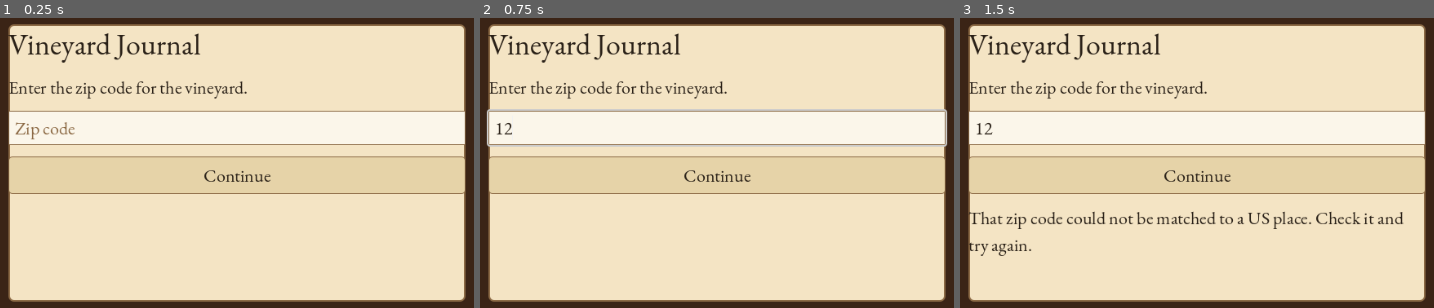
Above: before the commit, frames 1-3 (left to right).
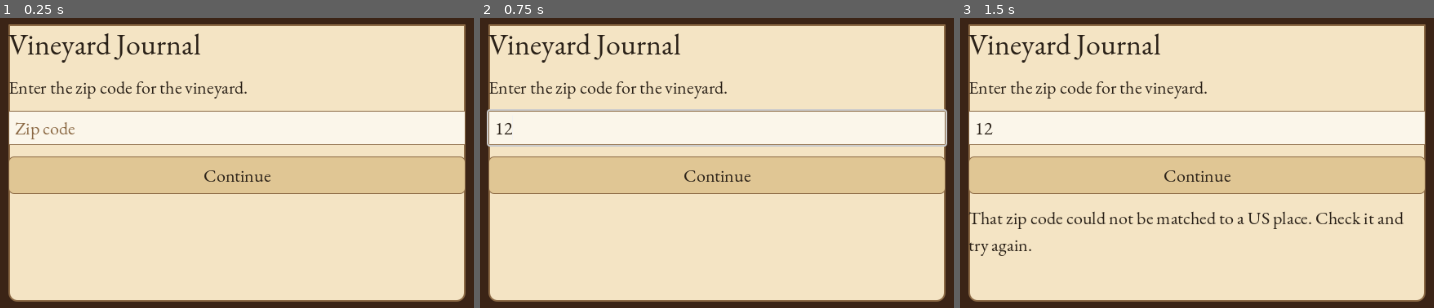
Above: after the commit, the same moments.

Repository: VickM12/learn-ai-hackathon
Game: Godot game, scene res://scenes/main.tscn
Same seed, same stepped clock (60 frames per second), same inputs: the game is played once before the commit and once after it.
Inputs (mouse positions are in pixels of both pictures, inside the frame that each line leads up to):
- Up to frame 1 (0.25 s): no input
- Up to frame 2 (0.75 s): click (717, 128) at 0.52 s; type "12" at 0.6 s
- Up to frame 3 (1.5 s): click "Continue" at 1.25 s

The runs differ from the first frame. In frame 1, less than 0.1% of the frame differs, in the area x 1-99%, y 2-98%; in frame 2, less than 0.1%; in frame 3, less than 0.1%.

Commit message:
Polish the dashboard with folder tabs and spacious cards
Co-authored-by: Cursor <cursoragent@cursor.com>

Diff:
--- a/scripts/dashboard.gd
+++ b/scripts/dashboard.gd
@@ -1,9 +1,5 @@
 extends Control
 
-signal open_entry
-signal open_journal
-signal open_weather
-signal open_calendar
 signal retry_requested
 
 var place_label: Label
@@ -18,59 +14,90 @@
 
 func _ready() -> void:
 	var box := _page(self)
+	box.add_theme_constant_override("separation", 18)
+
+	var masthead := HBoxContainer.new()
+	masthead.add_theme_constant_override("separation", 20)
+	box.add_child(masthead)
+
+	var title_block := VBoxContainer.new()
+	title_block.size_flags_horizontal = Control.SIZE_EXPAND_FILL
+	title_block.add_theme_constant_override("separation", 2)
+	masthead.add_child(title_block)
+
 	var title := Label.new()
 	title.text = "Vineyard Journal"
-	title.add_theme_font_size_override("font_size", 36)
-	box.add_child(title)
+	title.add_theme_font_size_override("font_size", 42)
+	title_block.add_child(title)
 
 	place_label = Label.new()
-	box.add_child(place_label)
+	place_label.add_theme_color_override("font_color", Color("765737"))
+	title_block.add_child(place_label)
 	date_label = Label.new()
-	date_label.add_theme_font_size_override("font_size", 28)
-	box.add_child(date_label)
+	date_label.horizontal_alignment = HORIZONTAL_ALIGNMENT_RIGHT
+	date_label.add_theme_font_size_override("font_size", 22)
+	date_label.add_theme_color_override("font_color", Color("765737"))
+	masthead.add_child(date_label)
 
-	var heading := Label.new()
-	heading.text = "Today's weather"
-	box.add_child(heading)
+	var rule := HSeparator.new()
+	box.add_child(rule)
+
+	var cards := GridContainer.new()
+	cards.columns = 2
+	cards.size_flags_horizontal = Control.SIZE_EXPAND_FILL
+	cards.add_theme_constant_override("h_separation", 18)
+	box.add_child(cards)
+
+	var weather_box := _card(cards, "Today's weather")
 	temp_label = Label.new()
-	box.add_child(temp_label)
+	temp_label.add_theme_font_size_override("font_size", 35)
+	weather_box.add_child(temp_label)
 	humidity_label = Label.new()
-	box.add_child(humidity_label)
+	humidity_label.add_theme_color_override("font_color", Color("765737"))
+	weather_box.add_child(humidity_label)
 
 	error_label = Label.new()
 	error_label.text = "The weather could not be loaded."
 	error_label.visible = false
-	box.add_child(error_label)
+	error_label.add_theme_color_override("font_color", Color("8b3127"))
+	weather_box.add_child(error_label)
 	retry_button = Button.new()
 	retry_button.text = "Retry"
 	retry_button.visible = false
 	retry_button.pressed.connect(func() -> void: retry_requested.emit())
-	box.add_child(retry_button)
+	weather_box.add_child(retry_button)
 
+	var journal_box := _card(cards, "Today's journal")
 	empty_label = Label.new()
-	empty_label.text = "write an entry to get started"
-	box.add_child(empty_label)
+	empty_label.text = "No entry yet.\nOpen New entry when you have a reading or observation."
+	empty_label.autowrap_mode = TextServer.AUTOWRAP_WORD_SMART
+	empty_label.add_theme_color_override("font_color", Color("765737"))
+	journal_box.add_child(empty_label)
 
 	readings_label = Label.new()
 	readings_label.autowrap_mode = TextServer.AUTOWRAP_WORD_SMART
-	box.add_child(readings_label)
+	journal_box.add_child(readings_label)
 
-	_action(box, "New entry", open_entry)
-	_action(box, "Past journals", open_journal)
-	_action(box, "Weather", open_weather)
-	_action(box, "Calendar", open_calendar)
+	var hint := Label.new()
+	hint.text = "Use the folder tabs above to add an entry or explore your history."
+	hint.horizontal_alignment = HORIZONTAL_ALIGNMENT_CENTER
+	hint.add_theme_color_override("font_color", Color("765737"))
+	box.add_child(hint)
 
 
 func show_snapshot(place_name: String, date_key: String, temperature, humidity, entry: Dictionary, journal_empty: bool) -> void:
 	place_label.text = place_name
 	date_label.text = date_key
-	temp_label.text = "Temperature  %s" % _num(temperature)
-	humidity_label.text = "Humidity  %s" % _num(humidity)
+	temp_label.text = "%s°F" % _num(temperature)
+	humidity_label.text = "%s%% relative humidity" % _num(humidity)
 	empty_label.visible = journal_empty
 	if entry.is_empty():
-		readings_label.text = "No journal entry for today yet."
+		empty_label.visible = true
+		readings_label.visible = false
 	else:
-		readings_label.text = "Today's entry — soil pH %s, sugar %s. %s" % [
+		empty_label.visible = false
+		readings_label.visible = true
+		readings_label.text = "Soil pH  %s\nSugar  %s\n\n%s" % [
 			_num(entry.get("soil_ph")),
 			_num(entry.get("sugar")),
 			str(entry.get("notes", "")),
@@ -80,8 +107,8 @@
 
 
 func show_weather_error() -> void:
-	temp_label.text = "Temperature  —"
-	humidity_label.text = "Humidity  —"
+	temp_label.text = "—°F"
+	humidity_label.text = "Humidity unavailable"
 	error_label.visible = true
 	retry_button.visible = true
 
@@ -94,11 +121,33 @@
 	return str(value)
 
 
-func _action(parent: VBoxContainer, text: String, which: Signal) -> void:
-	var button := Button.new()
-	button.text = text
-	button.pressed.connect(func() -> void: which.emit())
-	parent.add_child(button)
+func _card(parent: GridContainer, heading_text: String) -> VBoxContainer:
+	var card := PanelContainer.new()
+	card.size_flags_horizontal = Control.SIZE_EXPAND_FILL
+	card.custom_minimum_size.y = 235
+	var style := StyleBoxFlat.new()
+	style.bg_color = Color("fbf3df")
+	style.border_color = Color("c3a675")
+	style.set_border_width_all(1)
+	style.corner_radius_top_left = 8
+	style.corner_radius_top_right = 8
+	style.corner_radius_bottom_left = 8
+	style.corner_radius_bottom_right = 8
+	style.content_margin_left = 24
+	style.content_margin_top = 20
+	style.content_margin_right = 24
+	style.content_margin_bottom = 20
+	card.add_theme_stylebox_override("panel", style)
+	parent.add_child(card)
+
+	var content := VBoxContainer.new()
+	content.add_theme_constant_override("separation", 10)
+	card.add_child(content)
+	var heading := Label.new()
+	heading.text = heading_text
+	heading.add_theme_font_size_override("font_size", 24)
+	content.add_child(heading)
+	return content
 
 
 func _page(host: Control) -> VBoxContainer:
--- a/scripts/main.gd
+++ b/scripts/main.gd
@@ -42,18 +42,14 @@
 		margin.add_theme_constant_override(side, 28)
 	add_child(margin)
 
-	var panel := Panel.new()
-	panel.size_flags_horizontal = Control.SIZE_EXPAND_FILL
-	panel.size_flags_vertical = Control.SIZE_EXPAND_FILL
-	margin.add_child(panel)
-
 	var column := VBoxContainer.new()
-	column.set_anchors_preset(Control.PRESET_FULL_RECT)
-	column.add_theme_constant_override("separation", 8)
-	panel.add_child(column)
+	column.size_flags_horizontal = Control.SIZE_EXPAND_FILL
+	column.size_flags_vertical = Control.SIZE_EXPAND_FILL
+	column.add_theme_constant_override("separation", -2)
+	margin.add_child(column)
 
 	var tabs := HBoxContainer.new()
-	tabs.add_theme_constant_override("separation", 6)
+	tabs.add_theme_constant_override("separation", 4)
 	column.add_child(tabs)
 	var group := ButtonGroup.new()
 	for pair in [["Dashboard", "dashboard"], ["New entry", "entry"], ["Past journals", "journal"], ["Weather", "weather"], ["Calendar", "calendar"]]:
@@ -62,14 +58,28 @@
 		button.toggle_mode = true
 		button.button_group = group
 		button.size_flags_horizontal = Control.SIZE_EXPAND_FILL
+		_style_folder_tab(button)
 		button.pressed.connect(_show_tab.bind(pair[1]))
 		tabs.add_child(button)
 		tab_buttons[pair[1]] = button
 
+	var page_panel := Panel.new()
+	page_panel.size_flags_horizontal = Control.SIZE_EXPAND_FILL
+	page_panel.size_flags_vertical = Control.SIZE_EXPAND_FILL
+	column.add_child(page_panel)
+
+	var page_margin := MarginContainer.new()
+	page_margin.set_anchors_preset(Control.PRESET_FULL_RECT)
+	page_margin.add_theme_constant_override("margin_left", 34)
+	page_margin.add_theme_constant_override("margin_top", 28)
+	page_margin.add_theme_constant_override("margin_right", 34)
+	page_margin.add_theme_constant_override("margin_bottom", 30)
+	page_panel.add_child(page_margin)
+
 	content = Control.new()
 	content.size_flags_horizontal = Control.SIZE_EXPAND_FILL
 	content.size_flags_vertical = Control.SIZE_EXPAND_FILL
-	column.add_child(content)
+	page_margin.add_child(content)
 
 	pages = {
 		"dashboard": DashboardScene.instantiate(),
@@ -83,10 +93,6 @@
 		page.visible = false
 		content.add_child(page)
 
-	pages["dashboard"].open_entry.connect(func() -> void: _show_tab("entry"))
-	pages["dashboard"].open_journal.connect(func() -> void: _show_tab("journal"))
-	pages["dashboard"].open_weather.connect(func() -> void: _show_tab("weather"))
-	pages["dashboard"].open_calendar.connect(func() -> void: _show_tab("calendar"))
 	pages["dashboard"].retry_requested.connect(_load_weather)
 	pages["entry"].retry_requested.connect(_load_weather)
 	pages["entry"].save_requested.connect(_on_save)
@@ -100,6 +106,39 @@
 	var font := FontFile.new()
 	if font.load_dynamic_font("res://theme/EBGaramond-Regular.ttf") == OK:
 		theme.default_font = font
+
+
+func _style_folder_tab(button: Button) -> void:
+	var normal := _tab_style(Color("d8bc83"), 1, 8)
+	var hover := _tab_style(Color("ead39f"), 1, 8)
+	var active := _tab_style(Color("f4e4c4"), 0, 11)
+	button.add_theme_stylebox_override("normal", normal)
+	button.add_theme_stylebox_override("hover", hover)
+	button.add_theme_stylebox_override("pressed", active)
+	button.add_theme_stylebox_override("hover_pressed", active)
+	button.add_theme_stylebox_override("focus", StyleBoxEmpty.new())
+	button.add_theme_color_override("font_color", Color("3a281b"))
+	button.add_theme_color_override("font_hover_color", Color("24170f"))
+	button.add_theme_color_override("font_pressed_color", Color("24170f"))
+	button.add_theme_font_size_override("font_size", 20)
+	button.custom_minimum_size.y = 50
+
+
+func _tab_style(color: Color, bottom_border: int, bottom_margin: float) -> StyleBoxFlat:
+	var style := StyleBoxFlat.new()
+	style.bg_color = color
+	style.border_color = Color("8c6a45")
+	style.set_border_width_all(1)
+	style.border_width_bottom = bottom_border
+	style.corner_radius_top_left = 10
+	style.corner_radius_top_right = 10
+	style.corner_radius_bottom_left = 0
+	style.corner_radius_bottom_right = 0
+	style.content_margin_top = 10
+	style.content_margin_bottom = bottom_margin
+	style.content_margin_left = 10
+	style.content_margin_right = 10
+	return style
 
 
 func _show_state() -> void:
--- a/theme/vineyard_theme.tres
+++ b/theme/vineyard_theme.tres
@@ -7,26 +7,26 @@
 border_width_right = 2
 border_width_bottom = 2
 border_color = Color(0.54902, 0.415686, 0.270588, 1)
-corner_radius_top_left = 6
-corner_radius_top_right = 6
-corner_radius_bottom_right = 6
-corner_radius_bottom_left = 6
+corner_radius_top_left = 0
+corner_radius_top_right = 0
+corner_radius_bottom_right = 10
+corner_radius_bottom_left = 10
 content_margin_left = 28.0
 content_margin_top = 24.0
 content_margin_right = 28.0
 content_margin_bottom = 24.0
 
 [sub_resource type="StyleBoxFlat" id="StyleBoxFlat_button"]
-bg_color = Color(0.901961, 0.827451, 0.658824, 1)
+bg_color = Color(0.878431, 0.776471, 0.580392, 1)
 border_width_left = 1
 border_width_top = 1
 border_width_right = 1
 border_width_bottom = 1
 border_color = Color(0.54902, 0.415686, 0.270588, 1)
-corner_radius_top_left = 4
-corner_radius_top_right = 4
-corner_radius_bottom_right = 4
-corner_radius_bottom_left = 4
+corner_radius_top_left = 6
+corner_radius_top_right = 6
+corner_radius_bottom_right = 6
+corner_radius_bottom_left = 6
 content_margin_left = 16.0
 content_margin_top = 8.0
 content_margin_right = 16.0
Not shown, changed: devpost/checklist.md
